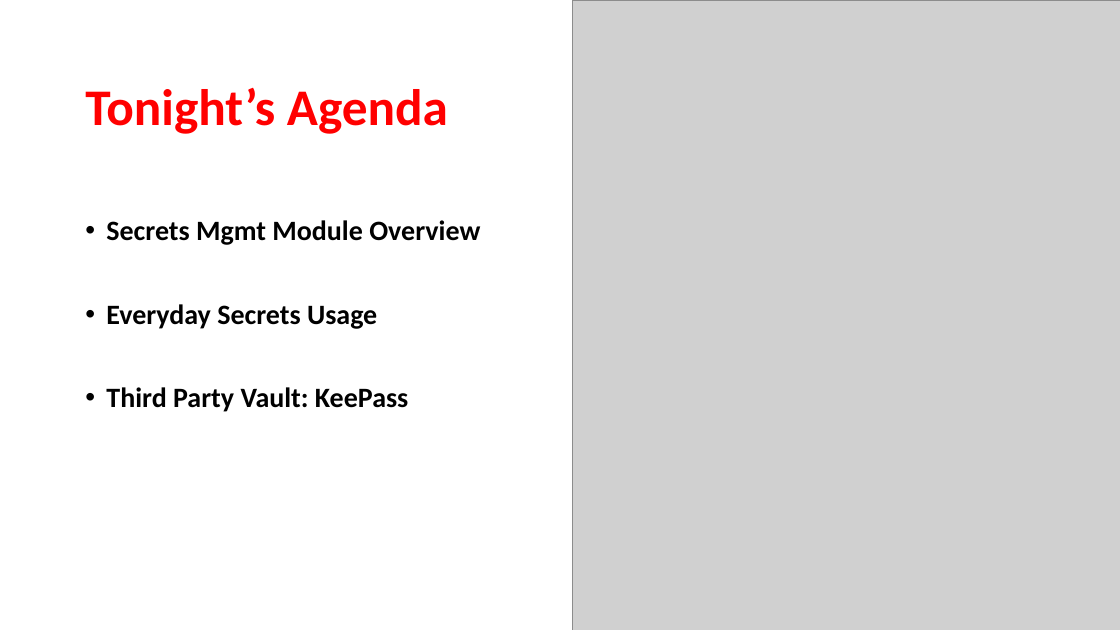
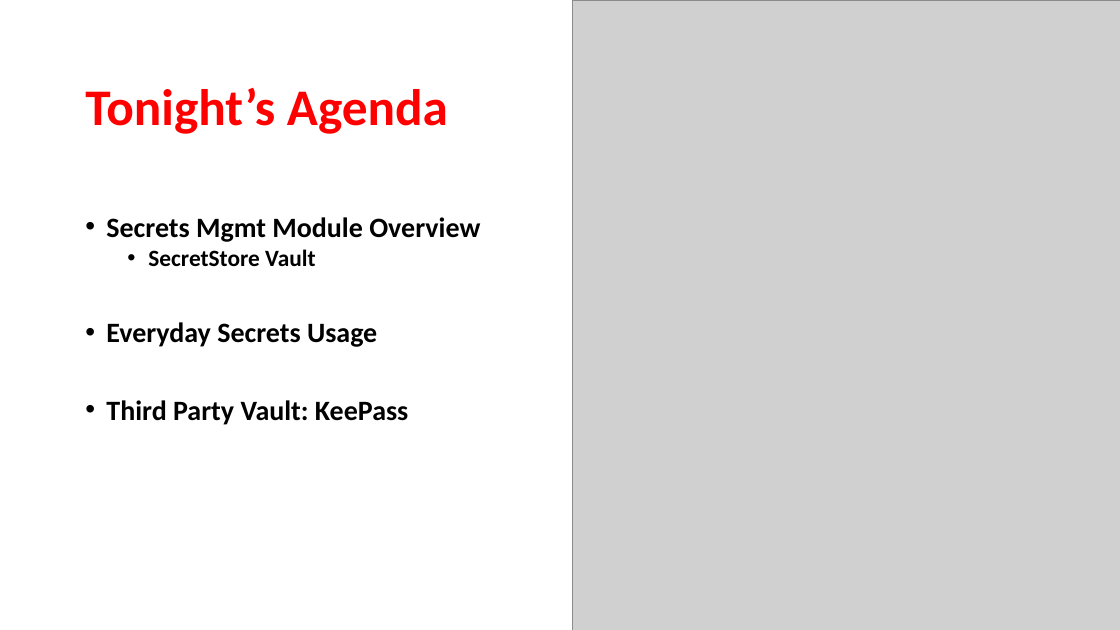
Before and after one commit to compwiz32/Presentations, a slide deck: slide 3 of 2021-01 SOCALPSUG Secrets Mgmt Demo/Getting Started w Microsoft Secrets Mgmt Module.pptx. Drawn at 1120x630 pixels with LibreOffice and Linux fonts; fonts in the diff are those of the drawing; grey boxes stand for pictures. Boxes give left, top, right and bottom in pixels: in the first picture for what was removed or moved away, otherwise in the second. Text is boxed around its words. In the diff, an @@ line names an element or a change of style, - is before the commit and + after.

```diff
--- a/2021-01 SOCALPSUG Secrets Mgmt Demo/Getting Started w Microsoft Secrets Mgmt Module.pptx
+++ b/2021-01 SOCALPSUG Secrets Mgmt Demo/Getting Started w Microsoft Secrets Mgmt Module.pptx
@@ text at (106, 217, 480, 425): line spacing 0.9 to 0.8 @@
@@ text at (148, 249, 315, 266): paragraph added @@
+  • SecretStore Vault
```
Also in this commit, not shown: 3 other files.
